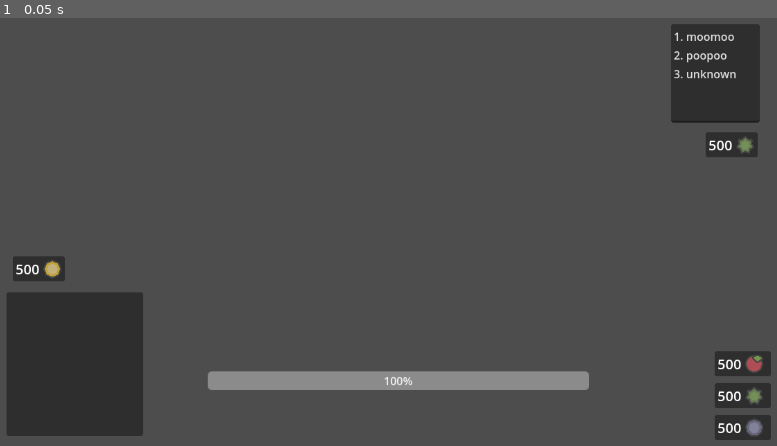
Above: before the commit, frame 1.
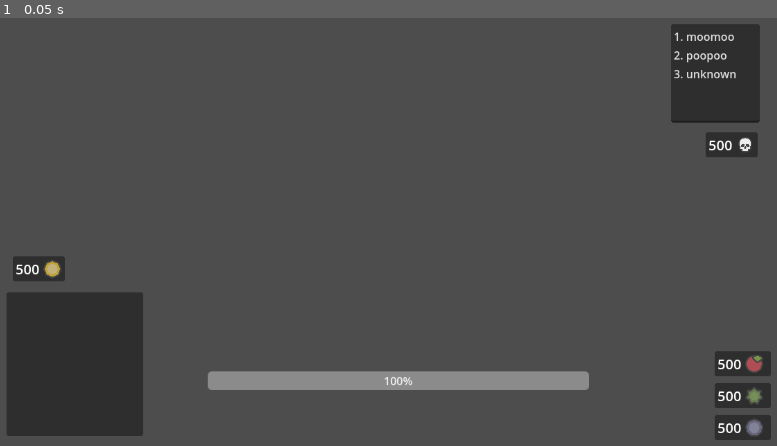
Above: after the commit, the same moment.

Repository: SeiyaU-git/MooMoo-Royale
Game: Godot game, scene res://UI/game_ui.tscn
Two runs of this game, one before a commit and one after it. Both use one fixed random seed, a clock stepped at 60 frames per second and the inputs below. This scene is started directly instead of the project's main scene.
Inputs:
- Up to frame 1 (0.05 s): no input

The runs differ from the first frame. In frame 1, less than 0.1% of the frame differs, in the area x 94-97%, y 28-32%.

Commit message:
added rotation locking

Diff:
--- a/UI/game_ui.tscn
+++ b/UI/game_ui.tscn
@@ -1,8 +1,9 @@
-[gd_scene load_steps=5 format=3 uid="uid://dhea3qmpokodb"]
+[gd_scene load_steps=6 format=3 uid="uid://dhea3qmpokodb"]
 
 [ext_resource type="PackedScene" uid="uid://duss0jrbf2g2c" path="res://UI/material_display.tscn" id="1_mp46i"]
 [ext_resource type="Texture2D" uid="uid://de6dyk3atjapq" path="res://UI/icons/Food_Ico.webp" id="2_2oifk"]
 [ext_resource type="Texture2D" uid="uid://ddcw5f7bvsaqq" path="res://UI/icons/Stone_Ico.webp" id="3_dbpsm"]
+[ext_resource type="Texture2D" uid="uid://d4awuyb8d6jiw" path="res://UI/icons/Skull.webp" id="4_dbpsm"]
 [ext_resource type="Texture2D" uid="uid://chqee0hi76sxv" path="res://UI/icons/Gold_Ico.webp" id="4_fy64h"]
 
 [node name="Control" type="Control"]
@@ -81,6 +82,7 @@
 offset_right = -48.0
 offset_bottom = 217.0
 grow_horizontal = 0
+image = ExtResource("4_dbpsm")
 
 [node name="PanelContainer" type="PanelContainer" parent="."]
 layout_mode = 1
--- a/player/player.gd
+++ b/player/player.gd
@@ -12,6 +12,8 @@
 var player_name: String
 var is_authority: bool:
 	get: return (not NetworkHandler.is_server) and (owner_id == ClientNetworkGlobals.id)
+
+var xlock := false
 
 func _enter_tree() -> void:
 	ServerNetworkGlobals.handle_player_transformation.connect(server_handle_player_transformation)
@@ -44,7 +46,14 @@
 func client_process(delta: float) -> void:
 	global_position += Input.get_vector("left", "right", "up", "down") * delta * 400
 
-	if not animation_player.current_animation == "attack":
+	if Input.is_action_just_pressed("lock_direction"):
+		xlock = ! xlock
+		if xlock:
+			chat.show_message("Rotation locked with [X]")
+		else:
+			chat.show_message("Rotation Unlocked")
+
+	if not (animation_player.current_animation == "attack" or xlock):
 		look_at(get_global_mouse_position())
 
 	var packet: PlayerTransformation = PlayerTransformation.create(owner_id, global_position, global_rotation)
Binary file added: UI/icons/Skull.webp
Not shown, added: UI/icons/Skull.webp.import
